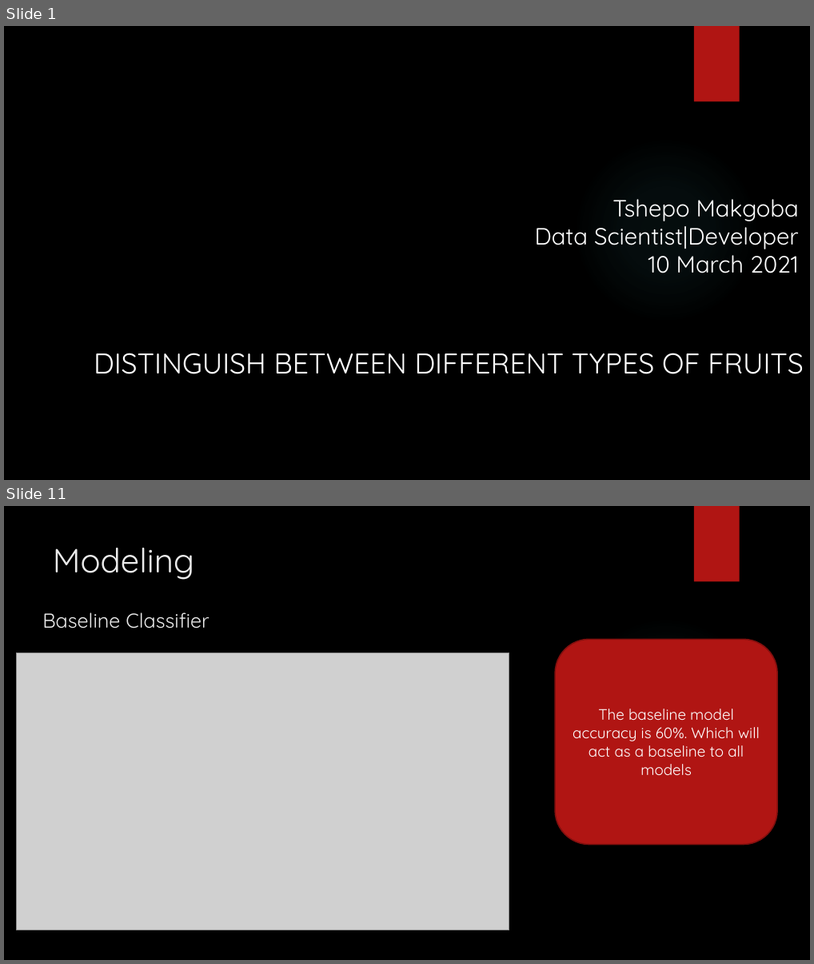
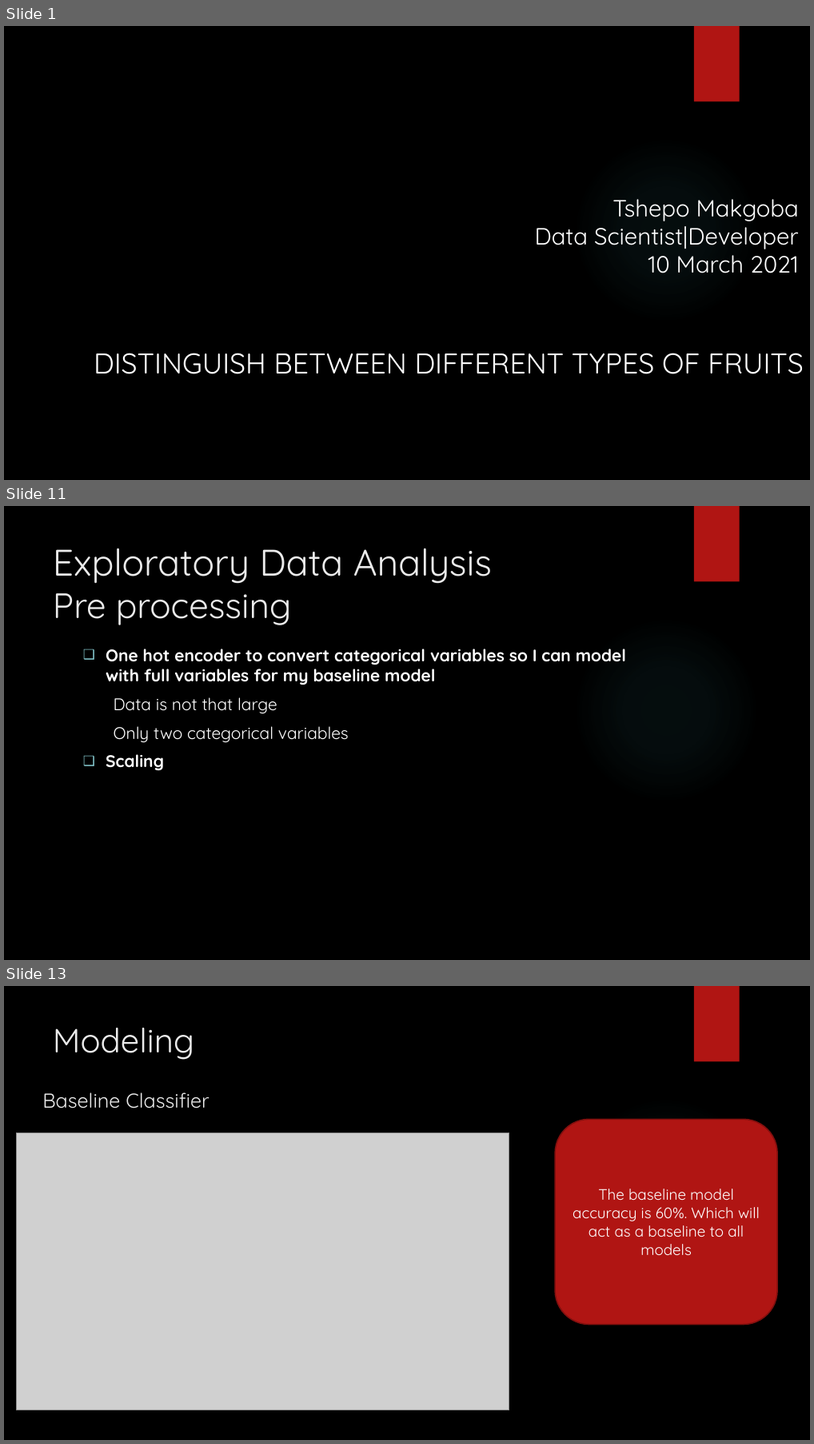
Before and after one commit to SelectTshepo/Presentation, a slide deck: Presentation.pptx. Shown one above the other, each under a label of ours: slides 1 and 11 before the commit, slides 1, 11 and 13 after it; the slides between them are not shown. The pictures are 814x964 and 814x1444 pixels, drawn with LibreOffice and Linux fonts; fonts in the diff are those of the drawing; grey boxes stand for pictures; background and template pictures are left out. Boxes give left, top, right and bottom in pixels: in the first picture for what was removed or moved away, otherwise in the second. Text is boxed around its words. In the diff, an @@ line names an element or a change of style, - is before the commit and + after.

```diff
--- a/Presentation.pptx
+++ b/Presentation.pptx
@@ slide 11 added at bbox=[4, 506, 810, 960], background picture (left out); not listed: 2 template elements that a slide beside it also shows @@
@@ title added at bbox=[53, 548, 492, 625], 44 pt, text #EBEBEB @@
+Exploratory Data Analysis
+Pre processing
@@ text added at bbox=[106, 648, 626, 771], 20 pt, text #FFFFFF, bold @@
+❑ One hot encoder to convert categorical variables so I can model with full variables for my baseline model
+Data is not that large
+Only two categorical variables
+❑ Scaling
@@ what was slide 11 is now slide 13 @@
```
Also in this commit, not shown: 11 slides changed, 5 other slides added, 2 slides removed.
